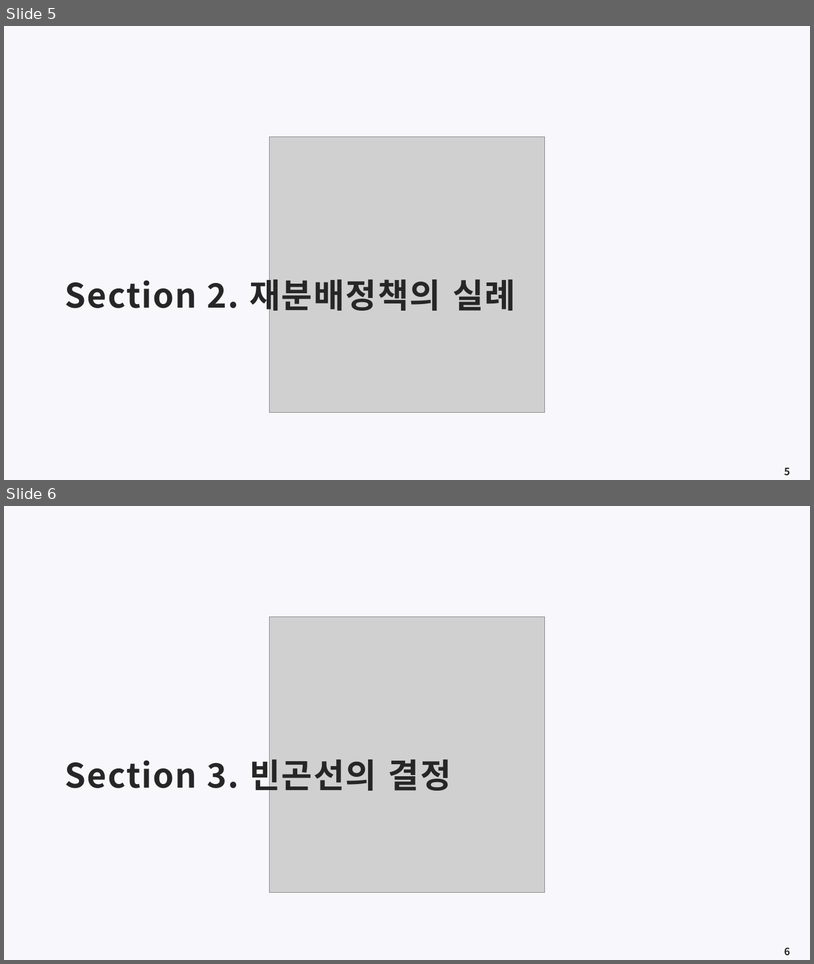
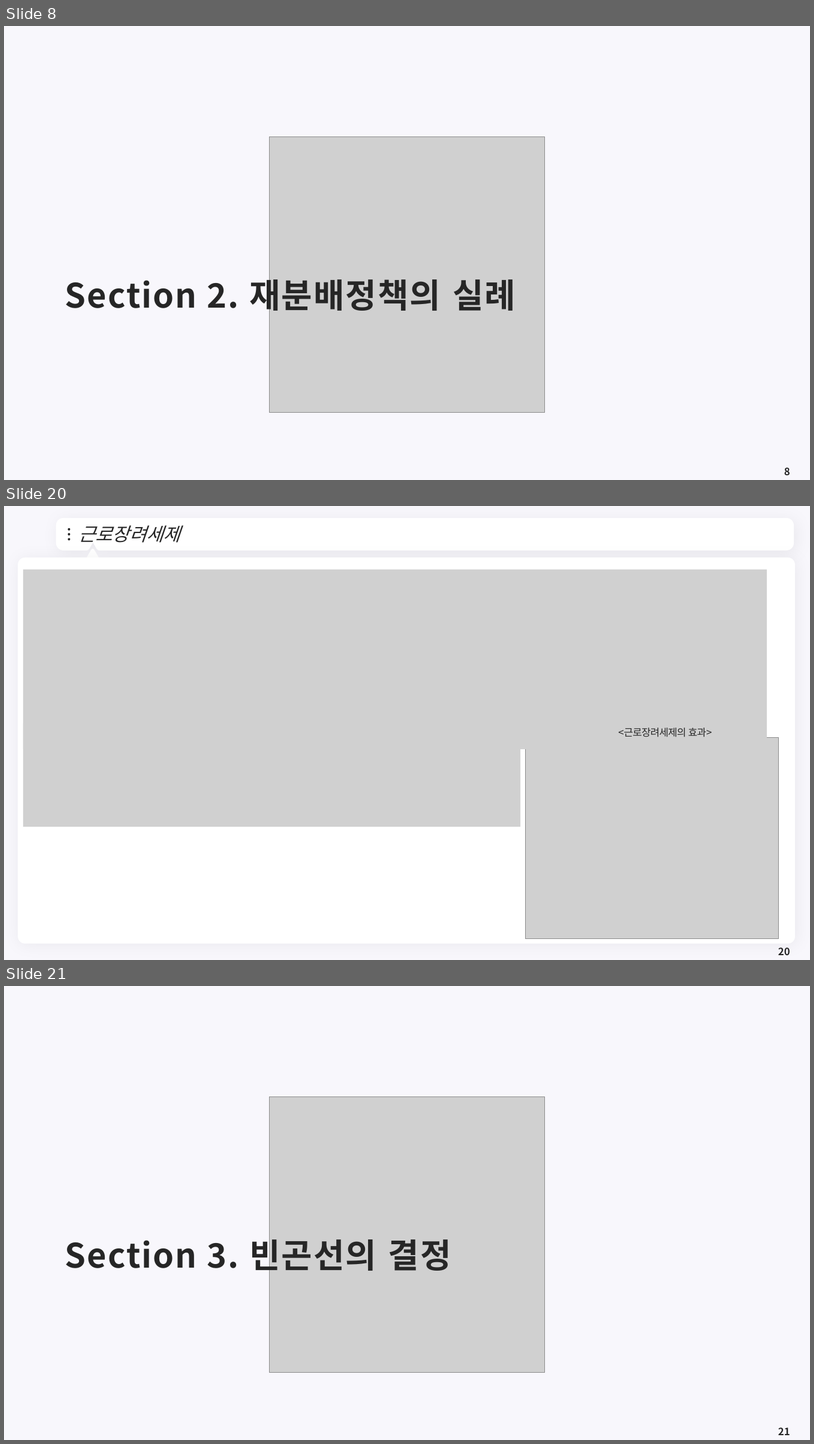
Before and after one commit to meandthey/Teaching, a slide deck: 재정학/01_Lectures/재정학_Chapter_9.pptx. Shown one above the other, each under a label of ours: slides 5 and 6 before the commit, slides 8, 20 and 21 after it; the slides between them are not shown. The pictures are 814x964 and 814x1444 pixels, drawn with LibreOffice and Linux fonts; fonts in the diff are those of the drawing; grey boxes stand for pictures; background and template pictures are left out. Boxes give left, top, right and bottom in pixels: in the first picture for what was removed or moved away, otherwise in the second. Text is boxed around its words. In the diff, an @@ line names an element or a change of style, - is before the commit and + after.

```diff
--- a/재정학/01_Lectures/재정학_Chapter_9.pptx
+++ b/재정학/01_Lectures/재정학_Chapter_9.pptx
@@ slide 20 added at [4, 506, 810, 960], background #F8F7FC @@
@@ freeform shape added at [59, 521, 792, 548], fill #FFFFFF, outline #FFFFFF 7.25 pt @@
@@ ellipse added at [68, 528, 71, 531], fill #262626 @@
@@ ellipse added at [68, 533, 71, 535], fill #262626 @@
@@ ellipse added at [68, 538, 71, 540], fill #262626 @@
@@ title added at [78, 525, 180, 543], 22 pt, text #262626, italic @@
+근로장려세제
@@ freeform shape added at [776, 530, 783, 539], fill #FFFFFF @@
@@ rounded rectangle added at [18, 558, 796, 943], fill #FFFFFF @@
@@ triangle added at [86, 550, 99, 562], fill #FFFFFF, outline #FFFFFF 3.75 pt @@
@@ picture added at [23, 570, 767, 749] @@
@@ picture added at [23, 723, 521, 826] @@
@@ picture added at [525, 738, 779, 939] @@
@@ text added at [618, 727, 713, 737], 12 pt, text #262626 @@
+<근로장려세제의 효과>
@@ page number added at [779, 947, 791, 955], 12 pt, text #262626, bold @@
+20
@@ what was slide 5 is now slide 8 @@
@@ page number at [785, 467, 791, 475]: text changed @@
-5
+8
@@ what was slide 6 is now slide 21 @@
@@ page number at [779, 1427, 791, 1435]: text changed @@
-6
+21
```
Also in this commit, not shown: 1 slide changed, 14 other slides added, 55 other files.
